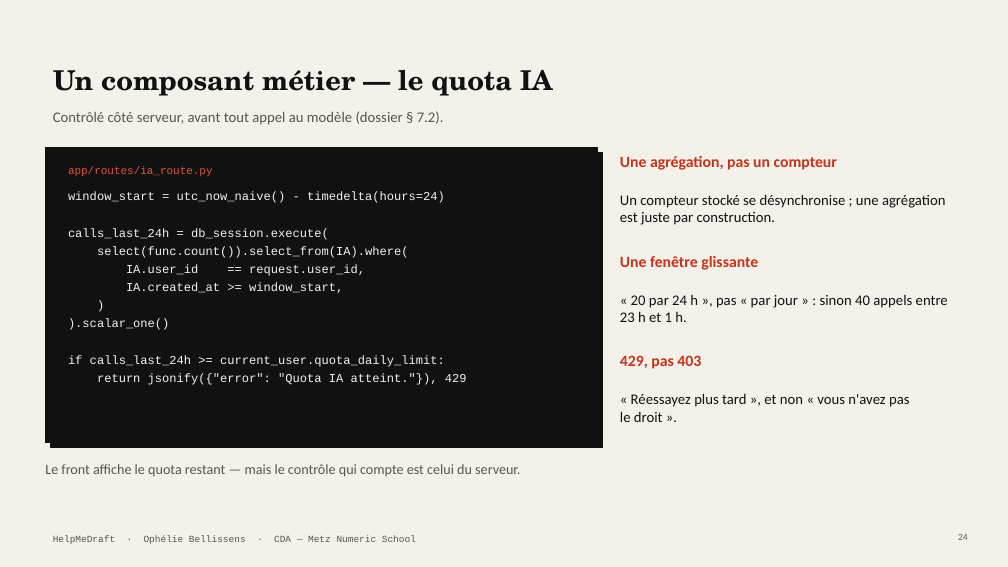
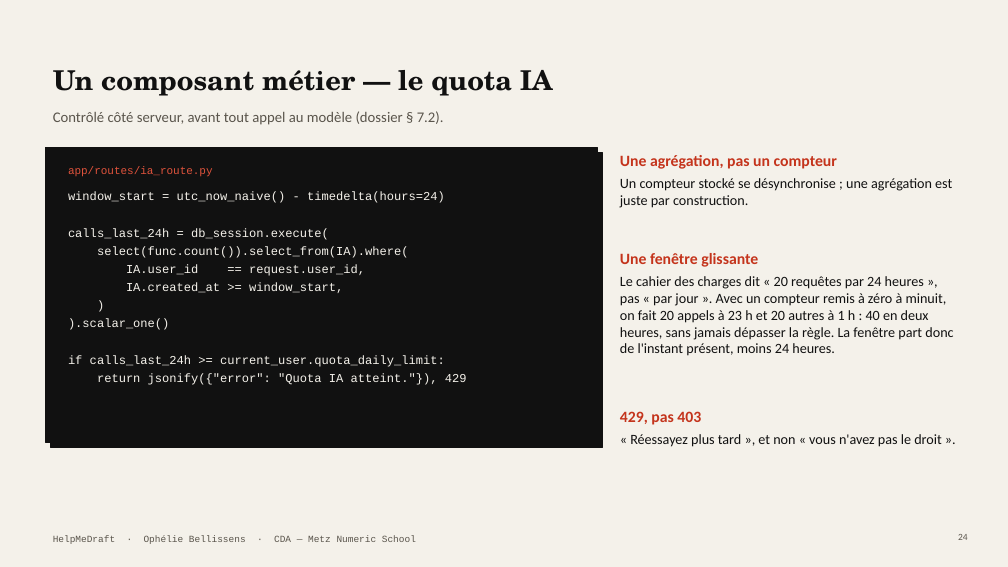
Before and after one commit to Equinoxya/HelpMeDraft---projet-fil-rouge, a slide deck: slide 24 of docs/Soutenance-HelpMeDraft.pptx. Drawn at 1008x567 pixels with LibreOffice and Linux fonts; fonts in the diff are those of the drawing. Boxes give left, top, right and bottom in pixels: in the first picture for what was removed or moved away, otherwise in the second. Text is boxed around its words. In the diff, an @@ line names an element or a change of style, - is before the commit and + after.

```diff
--- a/docs/Soutenance-HelpMeDraft.pptx
+++ b/docs/Soutenance-HelpMeDraft.pptx
@@ text "Un compteur stocké se désynchronise ..." at <box>620,178,952,208</box>: size 14 to 13.5 pt; line spacing 1 to 16pt; vertical alignment middle to top @@
@@ text at <box>620,276,953,356</box>: text changed; size 14 to 13.5 pt @@
-« 20 par 24 h », pas « par jour » : sinon 40 appels entre 23 h et 1 h.
+Le cahier des charges dit « 20 requêtes par 24 heures », pas « par jour ». Avec un compteur remis à zéro à minuit, on fait 20 appels à 23 h et 20 autres à 1 h : 40 en deux heures, sans jamais dépasser la règle. La fenêtre part donc de l'instant présent, moins 24 heures.
@@ text "Le cahier des charges dit ..." at <box>620,276,953,356</box>: vertical alignment middle to top @@
@@ text "429, pas 403": place and size @@
-text "429, pas 403" at <box>620,355,701,369</box>
+text "429, pas 403" at <box>620,411,701,425</box>
@@ text "« Réessayez plus tard », ..." at <box>630,434,941,447</box>: size 14 to 13.5 pt; line spacing 1 to 16pt; vertical alignment middle to top @@
@@ text "« Réessayez plus tard », ...": place and size @@
-text "« Réessayez plus tard », ..." at <box>620,393,910,422</box>
+text "« Réessayez plus tard », ..." at <box>630,434,941,447</box>
@@ text removed at <box>45,464,520,477</box> @@
-Le front affiche le quota restant — mais le contrôle qui compte est celui du serveur.
```
Also in this commit, not shown: 4 other slides changed, 1 slide added, 1 slide removed, 13 other files.
